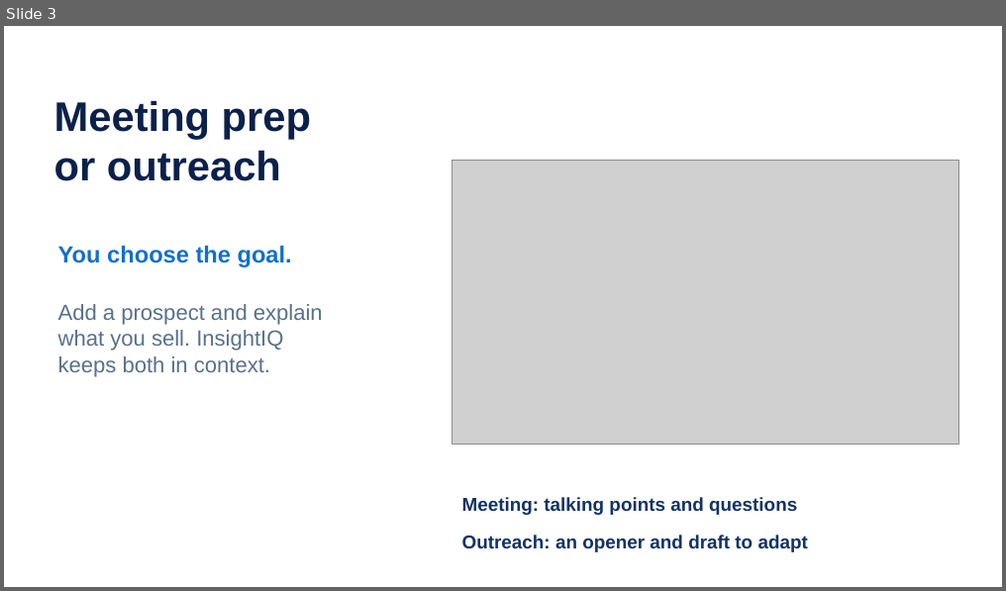
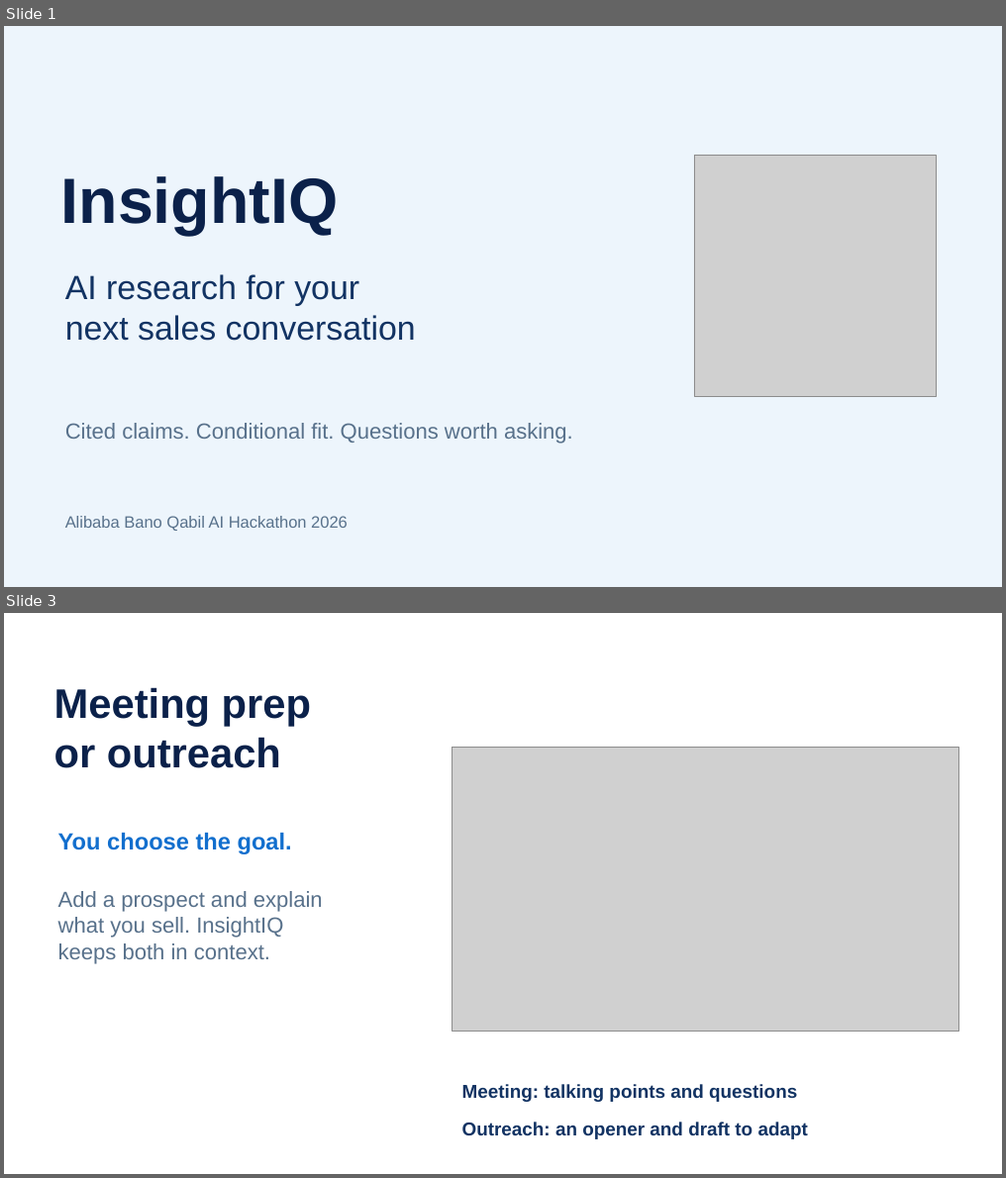
Before and after one commit to afnanahmadtariq/InsightIQ, a slide deck: presentation/InsightIQ-pitch-enhanced.pptx. Shown one above the other, each under a label of ours: slide 3 before the commit, slides 1 and 3 after it; the slides between them are not shown. The pictures are 1006x591 and 1006x1178 pixels, drawn with LibreOffice and Linux fonts; fonts in the diff are those of the drawing; grey boxes stand for pictures. Boxes give left, top, right and bottom in pixels: in the first picture for what was removed or moved away, otherwise in the second. Text is boxed around its words. In the diff, an @@ line names an element or a change of style, - is before the commit and + after.

```diff
--- a/presentation/InsightIQ-pitch-enhanced.pptx
+++ b/presentation/InsightIQ-pitch-enhanced.pptx
@@ slide 1 added at (4,26,1002,587), background #EDF5FC @@
@@ picture added at (694,155,936,396) @@
@@ text added at (61,176,339,235), 61.5 pt, text #0B214A, bold @@
+InsightIQ
@@ text added at (65,274,416,341), 32.2 pt, text #123363 @@
+AI research for your
+next sales conversation
@@ text added at (65,423,573,444), 21 pt, text #58718B @@
+Cited claims. Conditional fit. Questions worth asking.
@@ text added at (65,516,348,531), 15.8 pt, text #58718B @@
+Alibaba Bano Qabil AI Hackathon 2026
```
Also in this commit, not shown: 3 slides changed, 2 other slides added, 3 slides removed, 8 other files.
